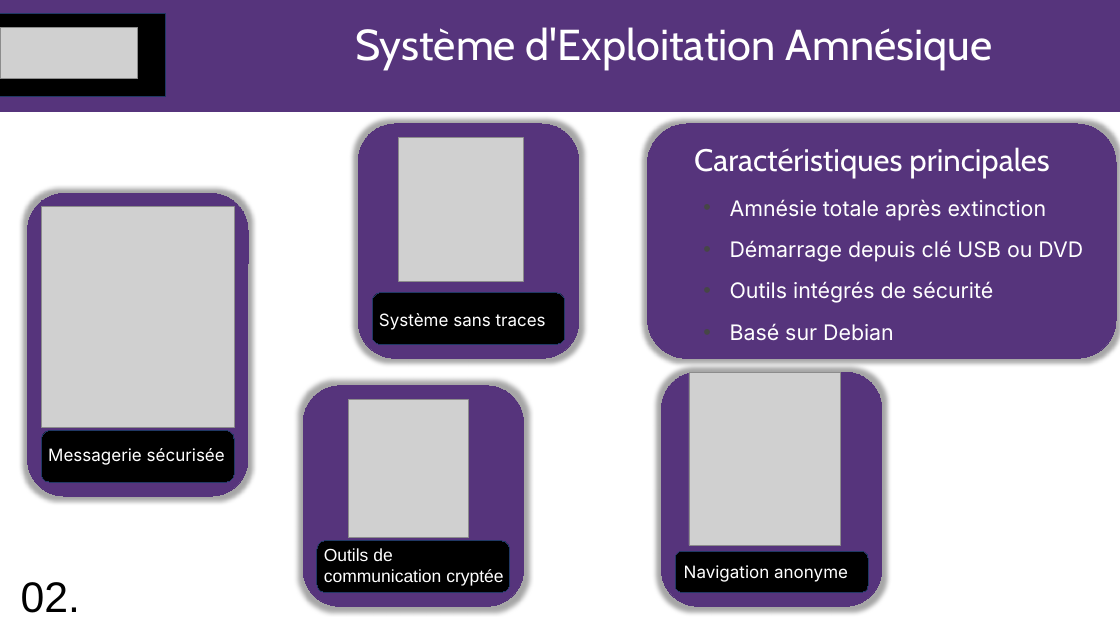
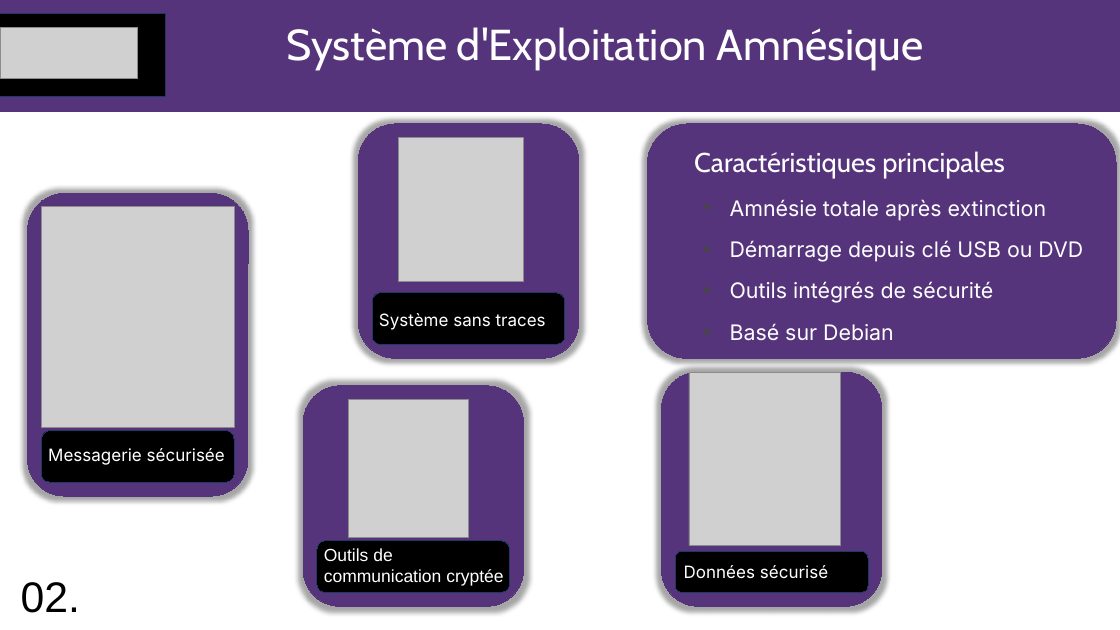
Before and after one commit to yallali-iut90/truc-de-cour-, a slide deck: slide 4 of Tails-et-Tor-Aspects-Techniques-et-Politiques (4).odp. Drawn at 1120x630 pixels with LibreOffice and Linux fonts; fonts in the diff are those of the drawing; grey boxes stand for pictures; background and template pictures are left out. Boxes give left, top, right and bottom in pixels: in the first picture for what was removed or moved away, otherwise in the second. Text is boxed around its words. In the diff, an @@ line names an element or a change of style, - is before the commit and + after.

```diff
--- a/Tails-et-Tor-Aspects-Techniques-et-Politiques (4).odp
+++ b/Tails-et-Tor-Aspects-Techniques-et-Politiques (4).odp
@@ text "Système d'Exploitation Amnésique": place and size @@
-text "Système d'Exploitation Amnésique" at [355, 27, 993, 71]
+text "Système d'Exploitation Amnésique" at [286, 27, 924, 71]
@@ text "Caractéristiques principales" at [694, 151, 1005, 178]: size 32 to 28 pt @@
@@ text at [684, 565, 828, 579]: text changed @@
-Navigation anonyme
+Données sécurisé
```
Also in this commit, not shown: 6 other slides changed.
